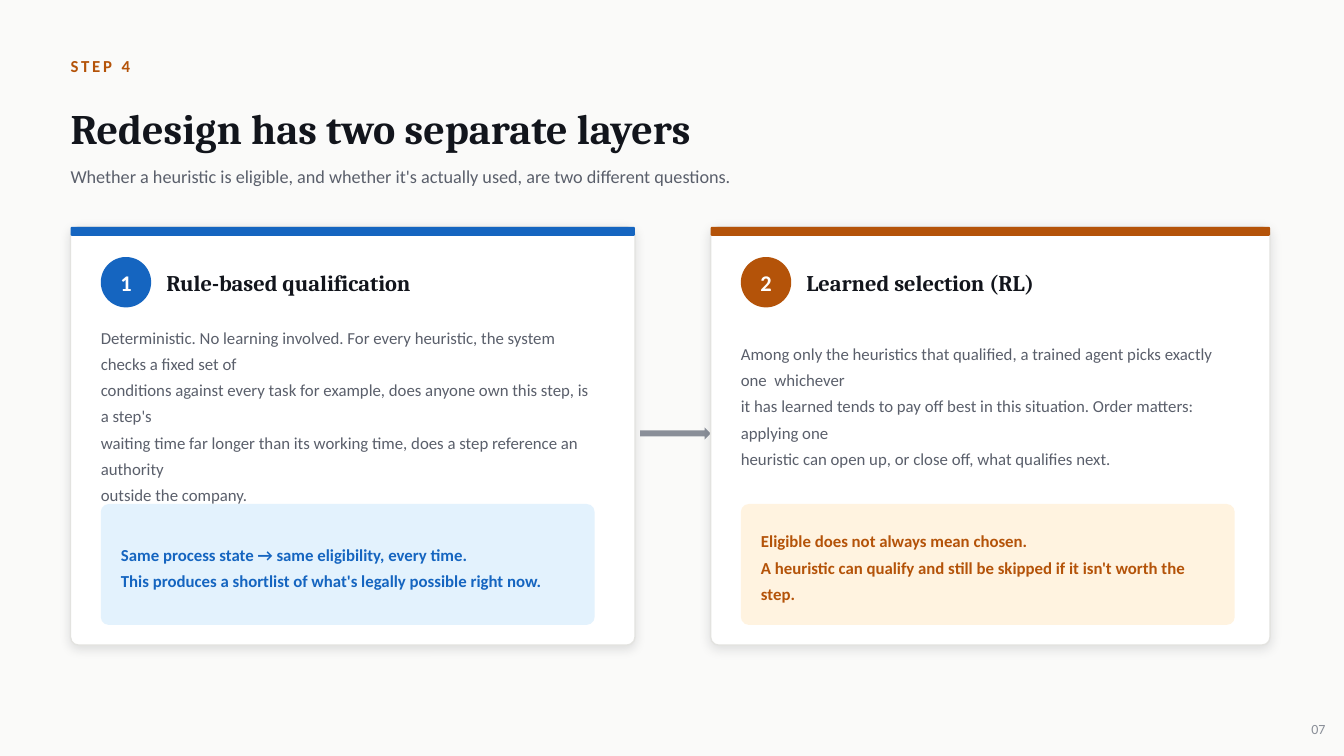
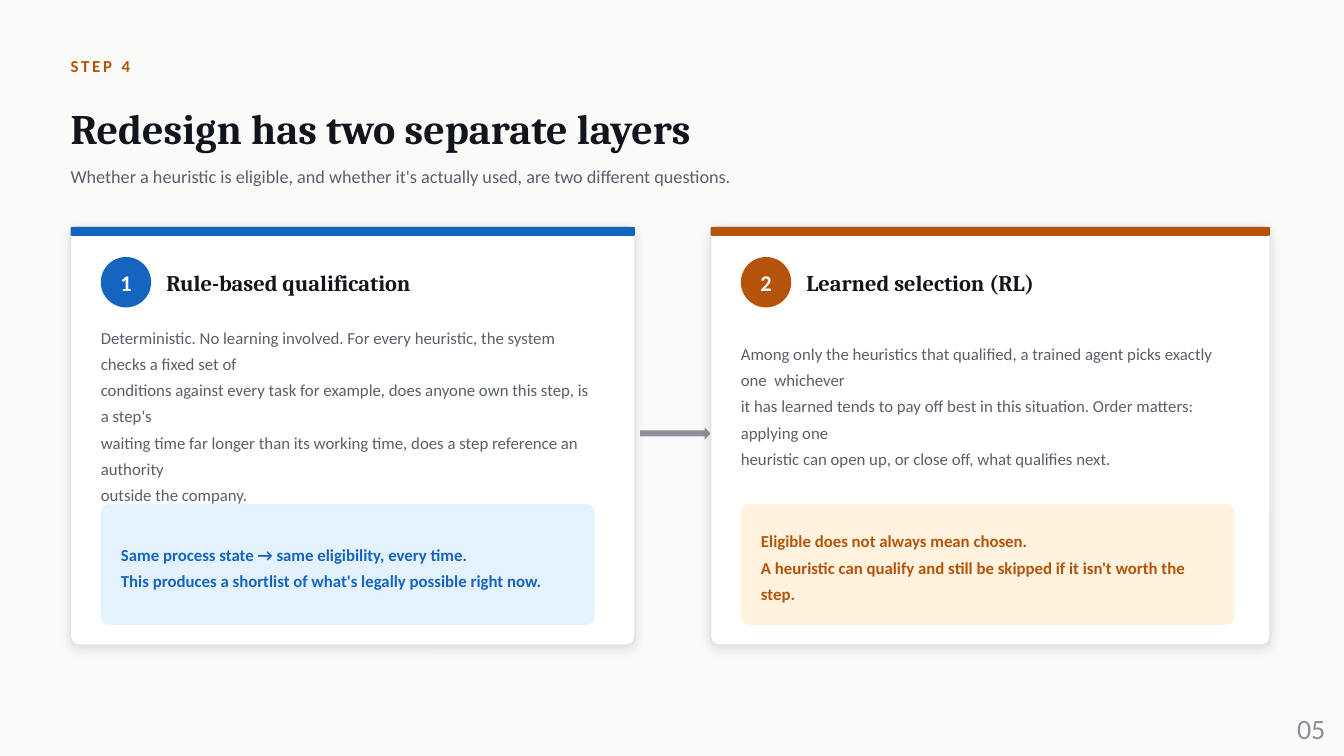
Before and after one commit to ameeryousuf/BPO-ENGINE, a slide deck: slide 5 of Project Overview.pptx. Drawn at 1344x756 pixels with LibreOffice and Linux fonts; fonts in the diff are those of the drawing. Boxes give left, top, right and bottom in pixels: in the first picture for what was removed or moved away, otherwise in the second. Text is boxed around its words. In the diff, an @@ line names an element or a change of style, - is before the commit and + after.

```diff
--- a/Project Overview.pptx
+++ b/Project Overview.pptx
@@ text at <box>1297,721,1325,739</box>: text changed; size 10 to 20 pt @@
-07
+05
```
Also in this commit, not shown: 8 other slides changed.
